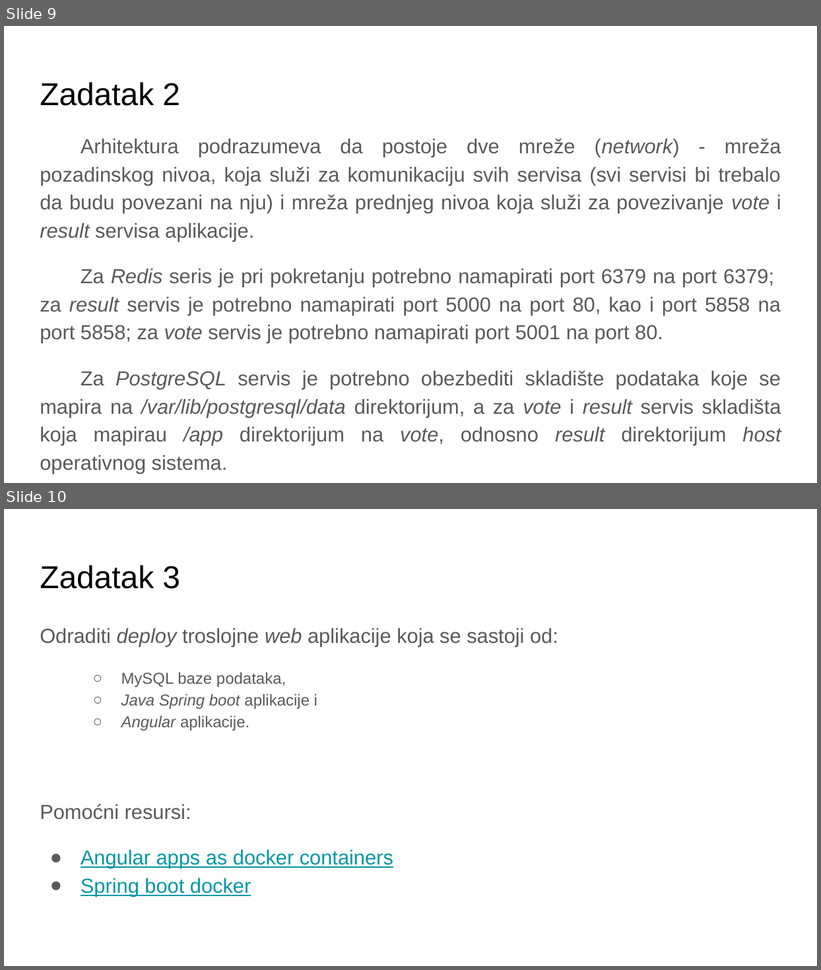
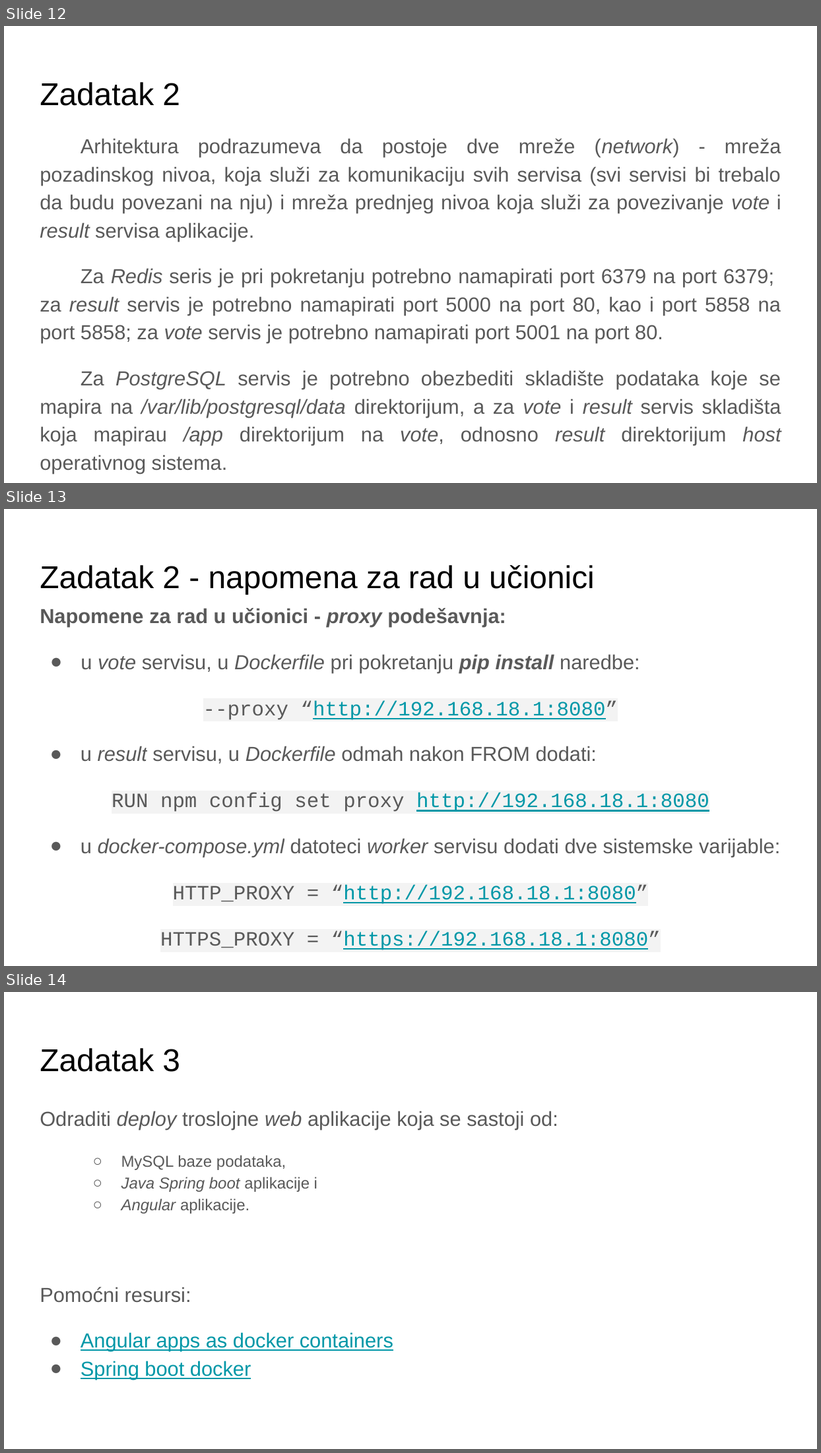
Before and after one commit to vdimitrieski/asvsp, a slide deck: Vezbe/Termin2/02_ASVSP_DockerCompose.pptx. Shown one above the other, each under a label of ours: slides 9 and 10 before the commit, slides 12, 13 and 14 after it. The pictures are 821x970 and 821x1453 pixels, drawn with LibreOffice and Linux fonts; fonts in the diff are those of the drawing. Boxes give left, top, right and bottom in pixels: in the first picture for what was removed or moved away, otherwise in the second. Text is boxed around its words. In the diff, an @@ line names an element or a change of style, - is before the commit and + after.

```diff
--- a/Vezbe/Termin2/02_ASVSP_DockerCompose.pptx
+++ b/Vezbe/Termin2/02_ASVSP_DockerCompose.pptx
@@ slide 13 added at bbox=[4, 509, 817, 966], background #FFFFFF @@
@@ title added at bbox=[40, 565, 595, 594], 28 pt, text #000000 @@
+Zadatak 2 - napomena za rad u učionici
@@ text added at bbox=[40, 608, 780, 951], 18 pt, text #595959 @@
+Napomene za rad u učionici - proxy podešavnja:
+● u vote servisu, u Dockerfile pri pokretanju pip install naredbe:
+--proxy “http://192.168.18.1:8080”
+● u result servisu, u Dockerfile odmah nakon FROM dodati:
+RUN npm config set proxy http://192.168.18.1:8080
+● u docker-compose.yml datoteci worker servisu dodati dve sistemske varijable:
+HTTP_PROXY = “http://192.168.18.1:8080”
+HTTPS_PROXY = “https://192.168.18.1:8080”
@@ what was slide 9 is now slide 12 @@
@@ what was slide 10 is now slide 14 @@
```
Also in this commit, not shown: 4 slides changed, 3 other slides added, 4 other files.
